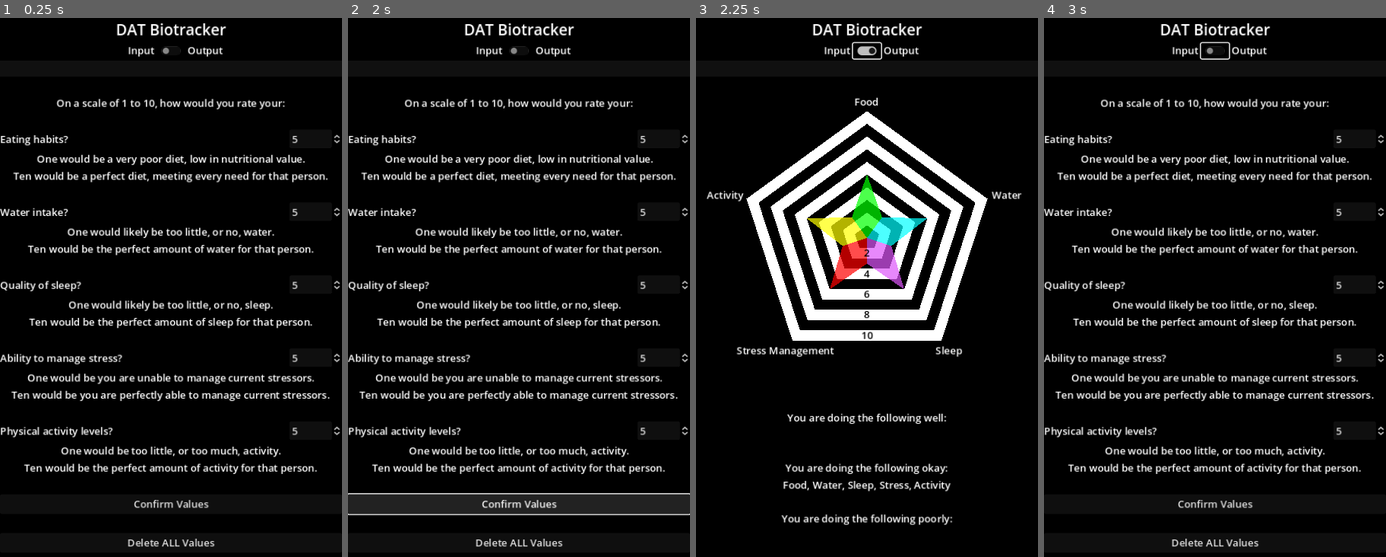
Above: before the commit, frames 1-4 (left to right).
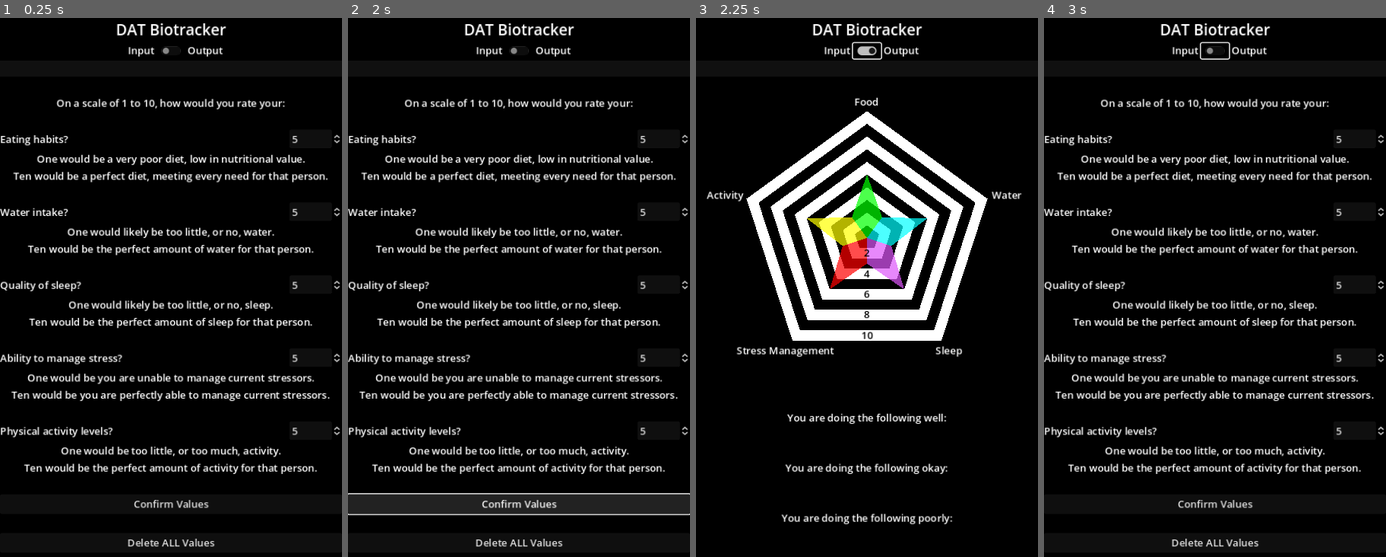
Above: after the commit, the same moments.

Repository: Thorqs/VitaPulsi
Game: Godot game, scene res://control.tscn
Two runs of this game, one before a commit and one after it. Both use one fixed random seed, a clock stepped at 60 frames per second and the inputs below.
Inputs (mouse positions are in pixels of both pictures, inside the frame that each line leads up to):
- Up to frame 1 (0.25 s): no input
- Up to frame 2 (2 s): click "Confirm Values" at 0.5 s; click "Confirm Values" at 1.25 s
- Up to frame 3 (2.25 s): click (867, 50) at 2 s
- Up to frame 4 (3 s): click (1215, 50) at 2.75 s

Frames 1-2 are identical in both runs. In frame 3, 0.7% of the frame differs, in the area x 24-75%, y 85-95%; in frame 4, nothing differs.

Commit message:
Working on good grammer
We got the 'and'!

Diff:
--- a/radar_display.gd
+++ b/radar_display.gd
@@ -102,7 +102,7 @@
 #func _process(_delta):
 func update_output():
 	var means = [0, 0, 0, 0, 0]
-	var meanbeans = ["Food", "Water", "Sleep", "Stress", "Activity"]
+	var LoC = ["Food", "Water", "Sleep", "Stress", "Activity"]
 	if len(data.food_hist) > 0:
 		for entry in data.food_hist:
 			means[0] += entry
@@ -124,20 +124,38 @@
 			means[4] += entry
 		means[4] = means[4]/len(data.active_hist)
 
-	WYDW_label.text = ""
+
 	WYDOK_label.text = ""
 	WYDP_label.text = ""
 
-	for mean in range(0, 5):
-		if means[mean] >= 7:
-			WYDW_label.text += meanbeans[mean] + ", "
-		elif means[mean] >3:
-			WYDOK_label.text += meanbeans[mean] + ", "
+	var DW_Array = []
+	var DOK_Array = []
+	var DP_Array = []
+
+	for i in range(0, 5):
+		if means[i] >= 7:
+			DW_Array.append(LoC[i])
+		elif means[i] >3:
+			DOK_Array.append(LoC[i])
 		else:
-			WYDP_label.text += meanbeans[mean] + ", "
-	WYDW_label.text = WYDW_label.text.trim_suffix(", ")
-	WYDOK_label.text = WYDOK_label.text.trim_suffix(", ")
-	WYDP_label.text = WYDP_label.text.trim_suffix(", ")
+			DP_Array.append(LoC[i])
+
+	WYDW_label.text = ""
+	var DW_Append = ""
+
+	if DW_Array.size() == 1:
+		WYDW_label.text = DW_Array[0]
+	elif DW_Array.size() > 1:
+		DW_Append = "and " + DW_Array[DW_Array.size() - 1]
+	else:
+		for i in range(1, DW_Array.size() - 1):
+			WYDW_label.text += DW_Array[i] + ", "
+
+	WYDW_label.text += DW_Append
+
+	# WYDW_label.text =
+	# WYDOK_label.text =
+	# WYDP_label.text =
 
 	var food_peak = pos0*radar_scaling*means[0]
 	var water_peak = pos1*radar_scaling*means[1]
